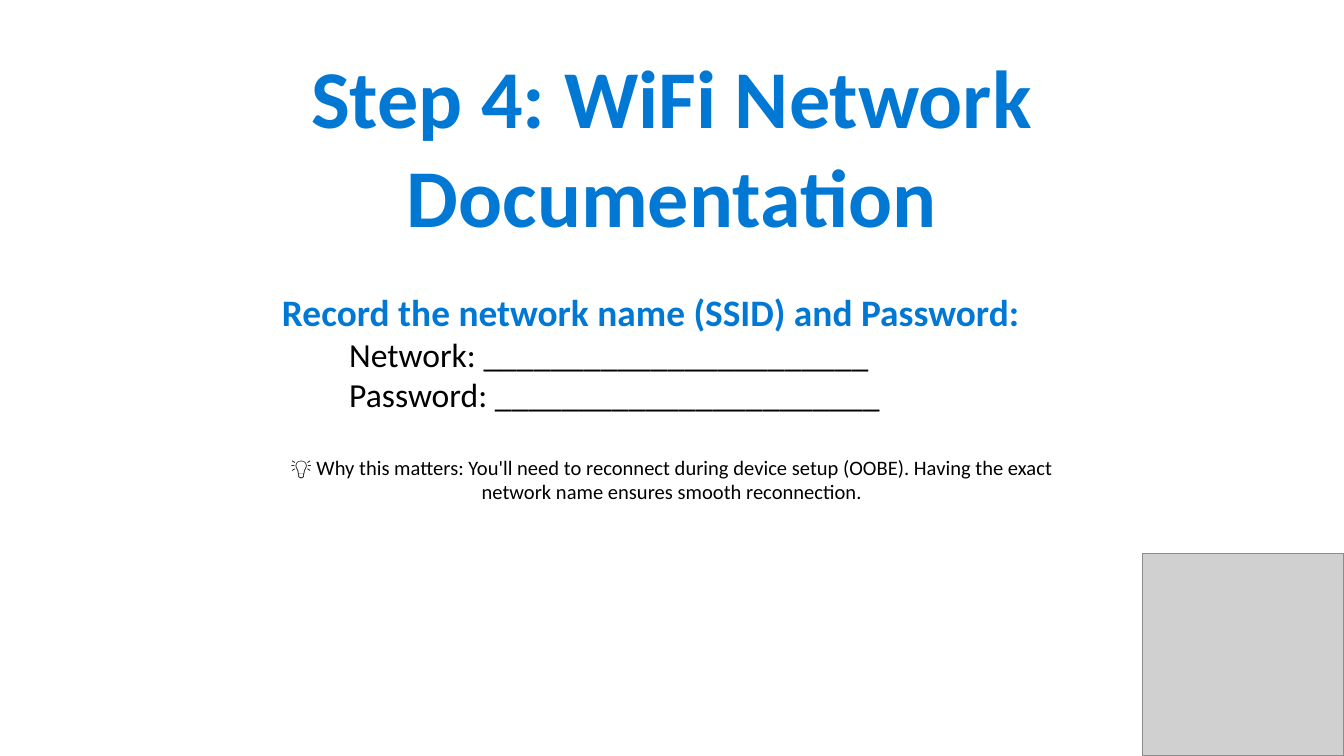
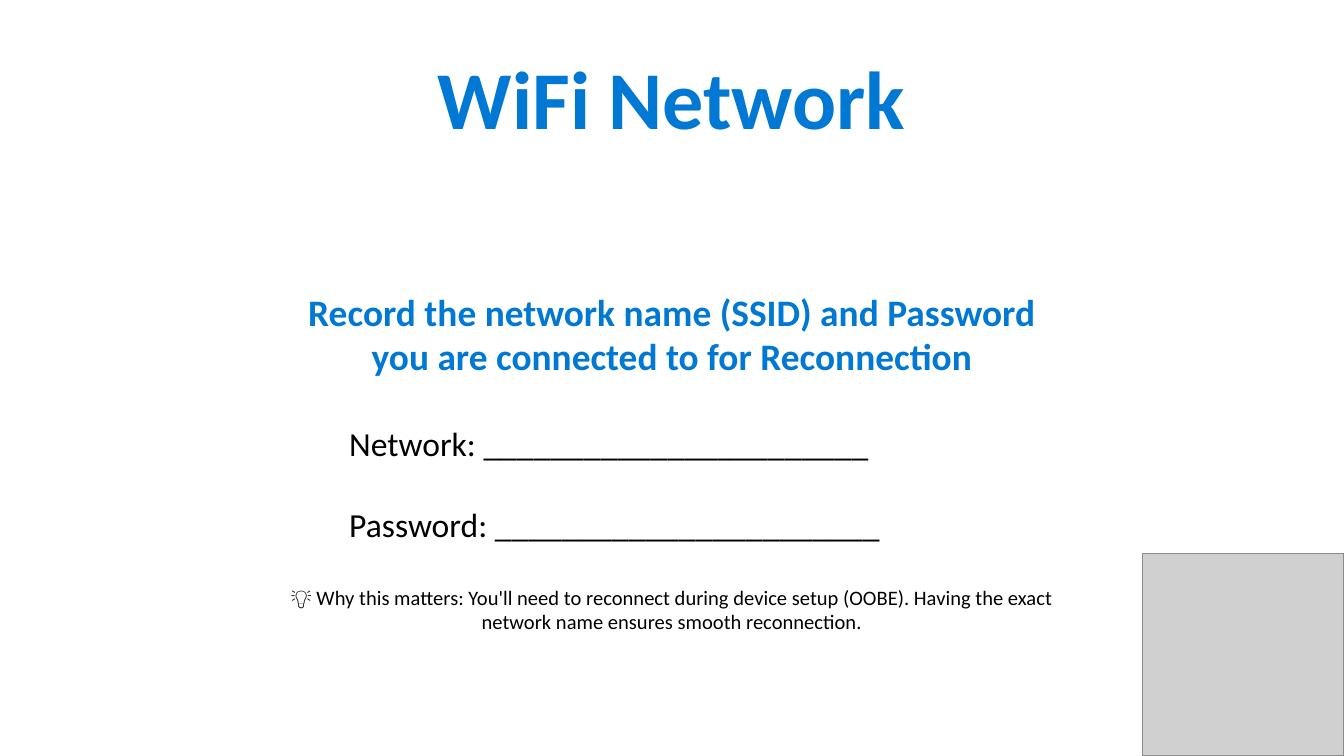
Before and after one commit to ipsghonline/tmp, a slide deck: slide 6 of presentation/Phase1-Backup-Guide.pptx. Drawn at 1344x756 pixels with LibreOffice and Linux fonts; fonts in the diff are those of the drawing; grey boxes stand for pictures. Boxes give left, top, right and bottom in pixels: in the first picture for what was removed or moved away, otherwise in the second. Text is boxed around its words. In the diff, an @@ line names an element or a change of style, - is before the commit and + after.

```diff
--- a/presentation/Phase1-Backup-Guide.pptx
+++ b/presentation/Phase1-Backup-Guide.pptx
@@ text at (438, 71, 905, 130): text changed @@
-Step 4: WiFi Network Documentation
+WiFi Network
@@ text at (308, 298, 1035, 376): text changed @@
-Record the network name (SSID) and Password:
+Record the network name (SSID) and Password you are connected to for Reconnection
```
Also in this commit, not shown: 5 other slides changed, 1 slide added.
